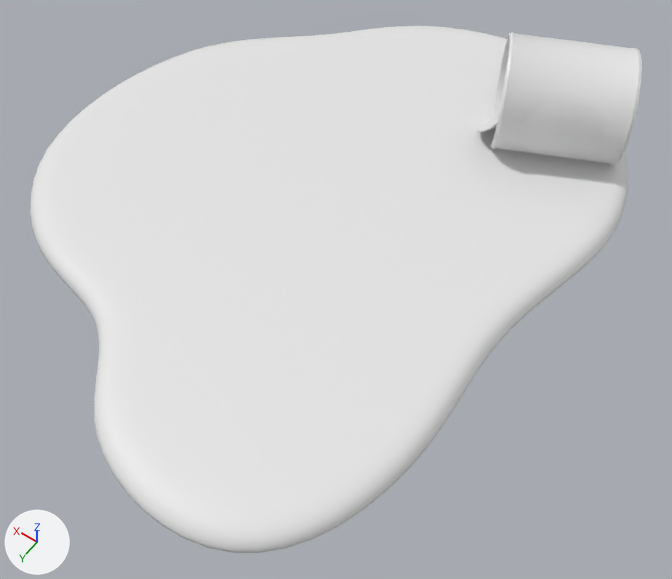
The FBX model Assets/Art/Mesh/WetFloor.fbx: old version first, new version second.
Before and after are seen from a 50 mm camera at (-1.55, 1.93, 2.64) aimed at (-0.33, 0.22, -0.05). Every picture has the same lights, and +X, +Y and +Z are marked at lower left. Where no turn or scale is listed for an object, it has been applied to the vertices.

The first picture shows 'Can', 'Puddle'.
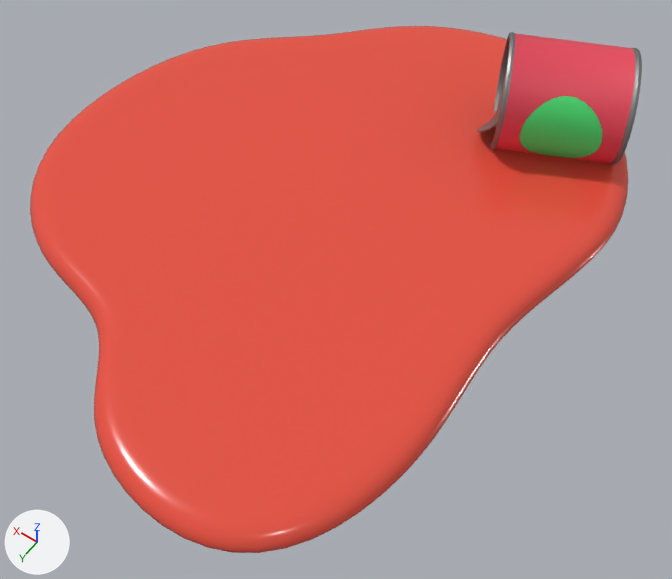
Location of each change, (x1, y1, x2, y2) in pixels of the pictures (672 x 579 px):
'Puddle', recoloured (white to red): (30, 26, 628, 553) in both
part 1 of me_cylinder_006, recoloured: (477, 32, 642, 165) in both
part 2 of me_cylinder_006, recoloured (grey to green): (520, 96, 602, 158) in both
part 3 of me_cylinder_006, recoloured (white to red): (496, 33, 635, 164) in both

The change in detail:
Material 'Red' (mat_red) is new.
Its base color is (0.8, 0.0623, 0.103) (red #e7475a).
Material 'Metal' (mat_metal) is new.
Its base color is (0.332, 0.332, 0.332) (grey #9c9c9c).
Its metallic is 1.0.
Material 'Green' (mat_green) is new.
Its base color is (0.0667, 0.8, 0.18) (green #49e776).
Material 'Material.003' (mat_material_003) is new.
Its base color is (0.8, 0.0811, 0.0501) (red #e7503f).
Its roughness is 0.179.
me_plane_003 has 1442 vertices, 1440 faces and spans x -1.05..1.04, y -1.33..1.29, z 0.01..0.07.
me_plane_003 now uses material mat_material_003 (red #e7503f).
me_cylinder_006 has 352 vertices, 292 faces and spans x -0.315..0.312, y -0.305..0.303, z -0.231..0.231.
me_cylinder_006 is used by ob_can; location (-0.635, -0.86, 0.25).
me_cylinder_006 part 1: all 244 faces that had it switch from mat_material (white #e7e7e7) to mat_metal (grey #9c9c9c).
me_cylinder_006 part 2: all 16 faces that had it switch from mat_material_001 (white #e7e7e7) to mat_green (green #49e776).
me_cylinder_006 part 3: all 32 faces that had it switch from mat_material_002 (white #e7e7e7) to mat_red (red #e7475a).
